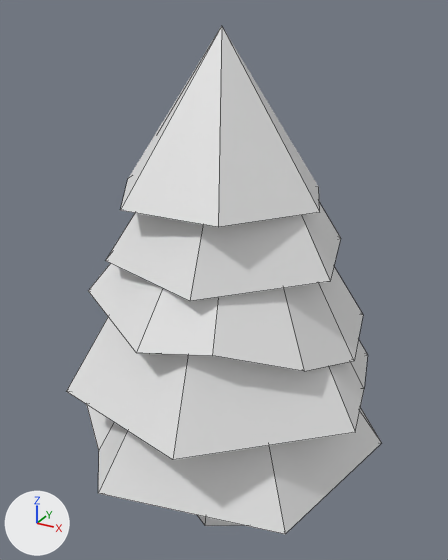
The FBX model Assets/Objects/Pine Tree 2.fbx, before and after one commit.
One viewpoint serves both versions: a camera (50 mm lens) standing at (3.84, -7.1, 7.51) and looking at (-0.11, 0.09, 3.91). Arrows for +X, +Y and +Z are at lower left; the lights stay in place. Mesh edges are drawn as thin lines. Where no turn or scale is listed for an object, it has been applied to the vertices.

The first picture shows 'Pine Tree 2'.
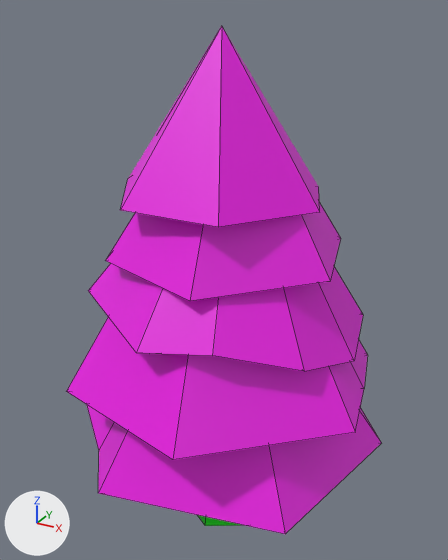
The change in detail:
Material 'Brown' (mat_brown) changes colour from white #e7e7e7 to green #00e701; in linear values from (0.8, 0.8, 0.8) to (0.0, 0.8, 0.000354).
Material 'Green' (mat_green) is new.
Its base color is (0.8, 0.00293, 0.746) (pink #e70ae0).
me_cylinder_003 has 180 vertices, 146 faces and spans x -2.31..2.27, y -2.29..2.32, z 0.01..7.31.
me_cylinder_003 is used by ob_pine_tree_2; location (0.0, 0.0, 0.0).
me_cylinder_003 part 1: all 139 faces centred in x -1.96..2.0, y -1.86..2.1, z 1.45..6.86 switch from mat_brown (white #e7e7e7) to mat_green (pink #e70ae0).

Where the change shows, as pixel boxes [x1, y1, x2, y2] in the pictures (448 x 560 px):
'Pine Tree 2', recoloured (white to pink): [67, 26, 381, 534] in both
